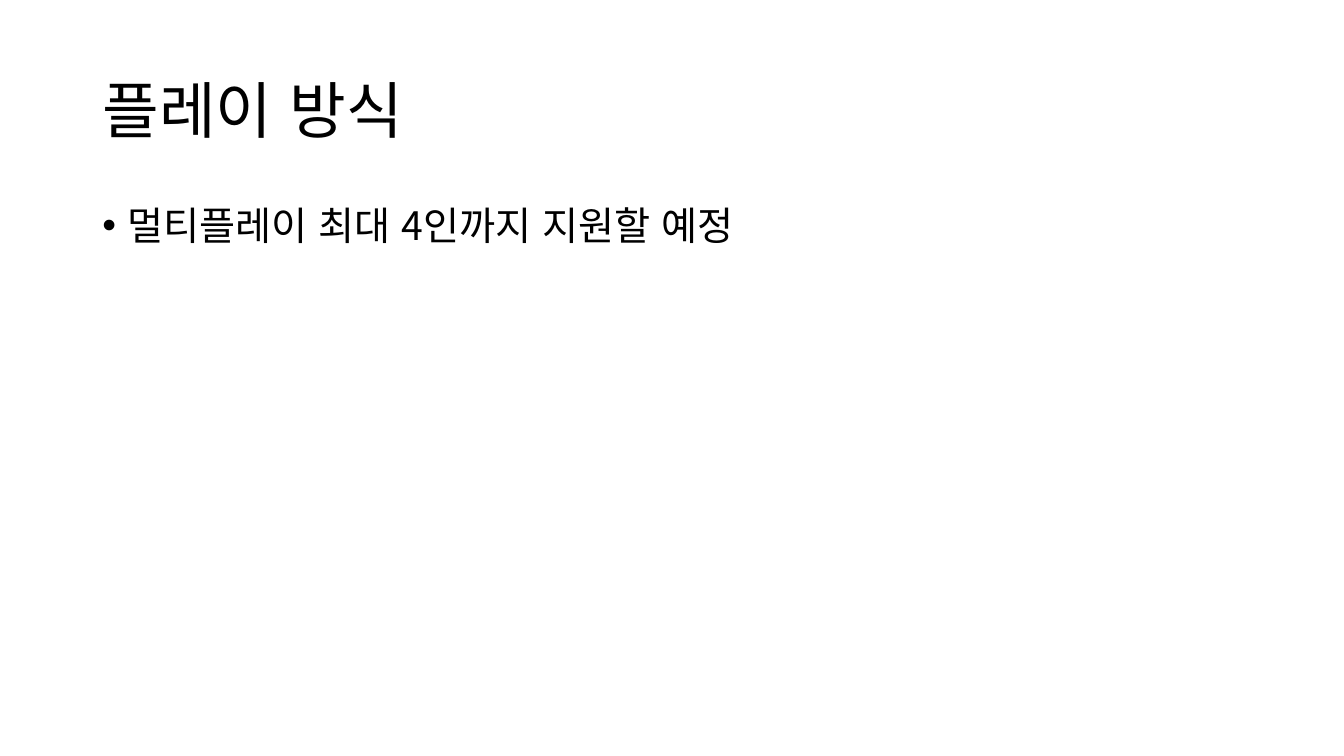
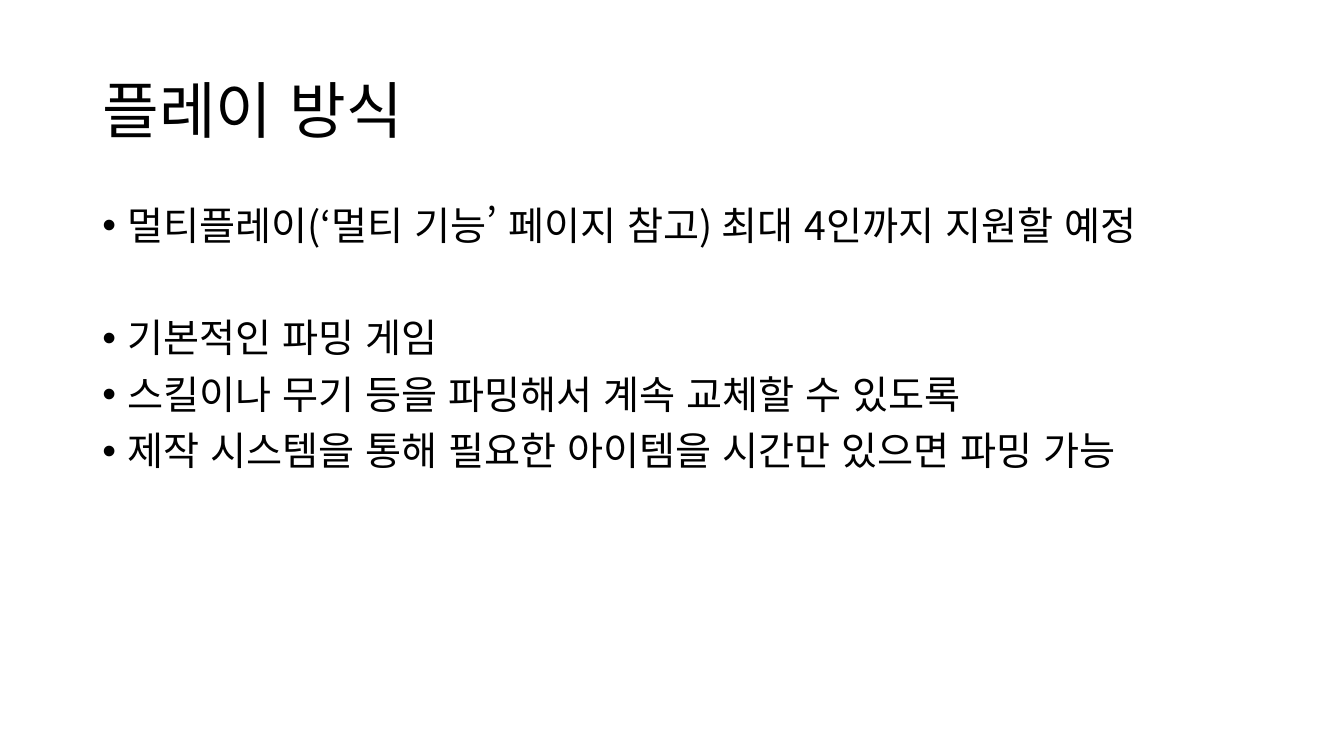
Before and after one commit to zyx0208/First, a slide deck: slide 2 of 기획.pptx (slide 4 before the commit). Drawn at 1344x756 pixels with LibreOffice and Linux fonts; fonts in the diff are those of the drawing. Boxes give left, top, right and bottom in pixels: in the first picture for what was removed or moved away, otherwise in the second. Text is boxed around its words. In the diff, an @@ line names an element or a change of style, - is before the commit and + after.

Commit message:
게임 시작 화면 프로토타입 제작
-메인 UI 레벨 추가
UI는 간단하게 배치만 신경씀(디자인은 게임 에셋이 좀 확정되고 분위기 맞춰서 할 예정)
접속 시 메인UI와 더불어 캐릭터를 WASD로 조종하면서 놀 수 있고, 멀티 플레이 시 해당 화면에 사람이 추가되는 형식
이를 위한 메인로비용 캐릭터까지 제작

```diff
--- a/기획.pptx
+++ b/기획.pptx
@@ text at (x1=128, y1=205, x2=1136, y2=468): text changed @@
-• 멀티플레이 최대 4인까지 지원할 예정
+• 멀티플레이(‘멀티 기능’ 페이지 참고) 최대 4인까지 지원할 예정
+• 기본적인 파밍 게임
+• 스킬이나 무기 등을 파밍해서 계속 교체할 수 있도록
+• 제작 시스템을 통해 필요한 아이템을 시간만 있으면 파밍 가능
```
Also in this commit, not shown: 1 slide added, 14 other files.
